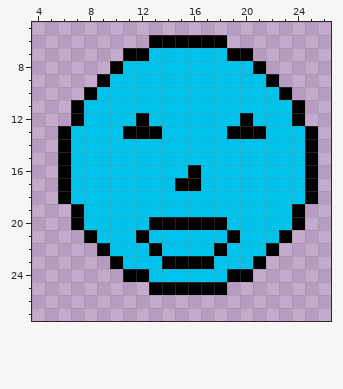
A pixel-art sprite gets an edit: States/Listening/Timmy_Listening_3.png. This is how it looked before the edit.
Shown: x 4..26, y 5..27.
The same view after the edit:
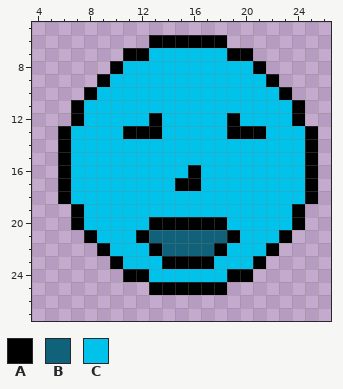
Palette (. is transparent): A #000000  B #10617a  C #00c2eb
The exact change:
file 320x320 -> 32x32 pixels (blocks of 10x10 -> 1x1; one block is one cell here)
y 12: x 12..13 AC -> CA; x 19..20 CA -> AC
y 21: x 13..18 CCCCCC -> BBBBBB
y 22: x 14..17 CCCC -> BBBB
Where, in picture pixels (left, top, right, bottom), the same in both pictures:
changed: (136, 113, 162, 126)
changed: (227, 113, 253, 126)
changed: (149, 230, 227, 256)
